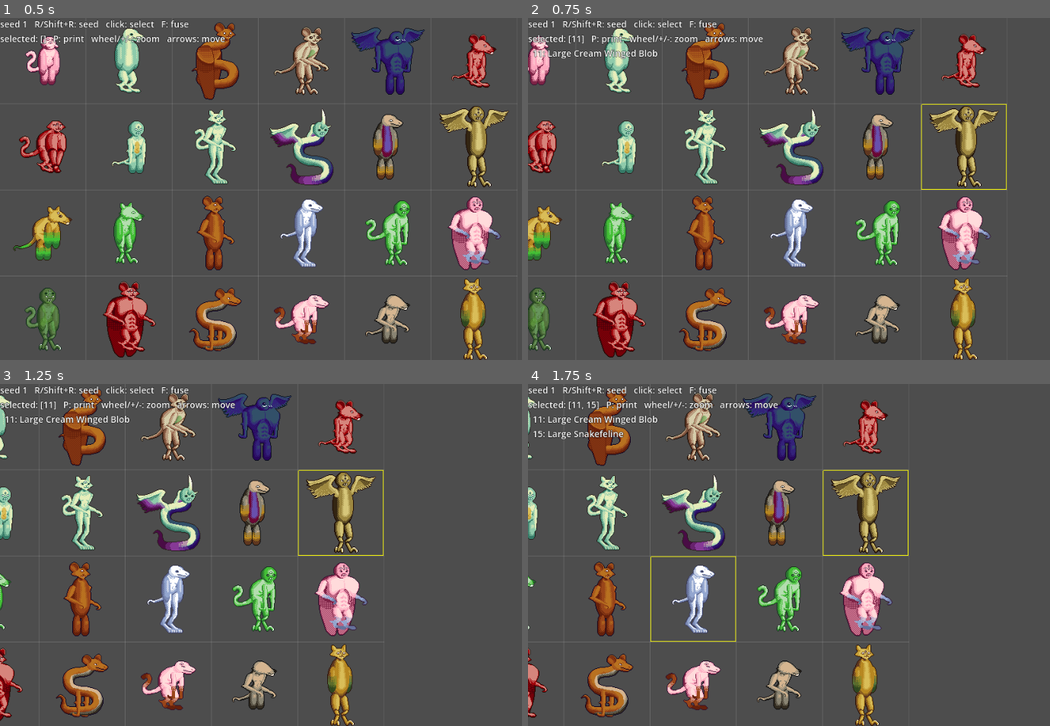
Above: before the commit, frames 1-4 (two rows, left to right).
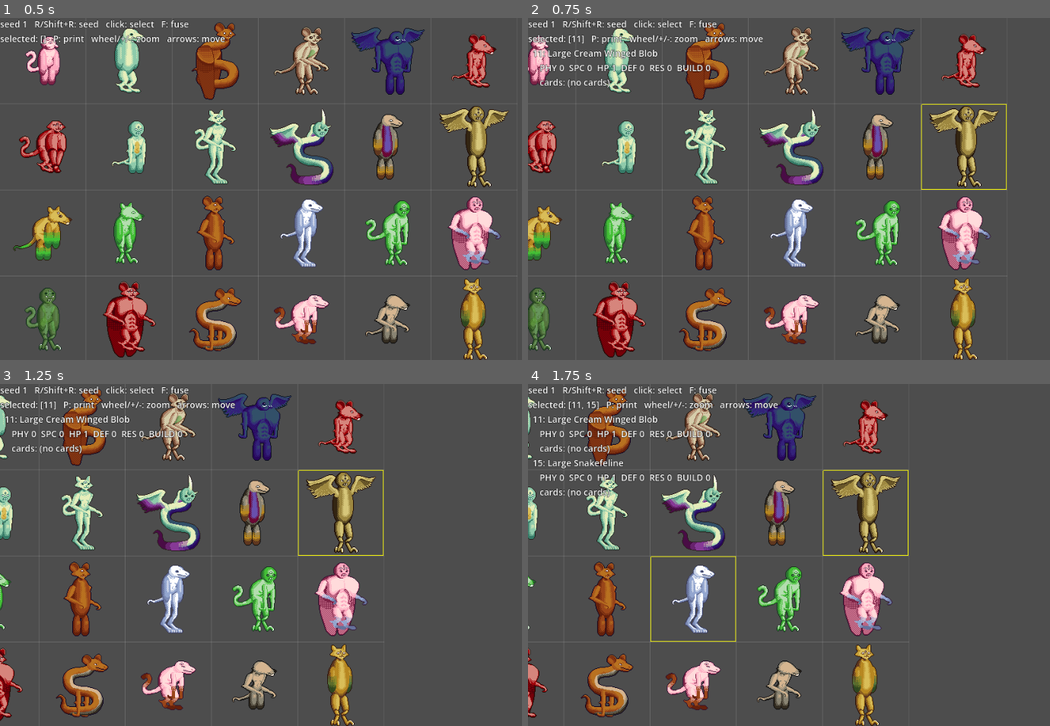
Above: after the commit, the same moments.

Repository: KT0mi/creature_feature_test
Game: Godot game, scene res://debug/creature_lab.tscn
The game is run twice, just before and just after one commit, with the same random seed, the same clock (stepped at 60 frames per second) and the same inputs.
Inputs (mouse positions are in pixels of both pictures, inside the frame that each line leads up to):
- Up to frame 1 (0.5 s): no input
- Up to frame 2 (0.75 s): tap Enter at 0.5 s; move the mouse to (966, 171) at 0.52 s; hold Right from 0.53 s (still down); tap P at 0.6 s; click (966, 171) at 0.67 s
- Up to frame 3 (1.25 s): keep holding Right
- Up to frame 4 (1.75 s): release Right at 1.25 s; drag from (710, 572) to (799, 623) at 1.27 s

Frame 1 is identical in both runs. In frame 2, 0.4% of the frame differs, in the area x 2-35%, y 13-21%; in frame 3, 0.5%; in frame 4, 1.2%, in the area x 1-35%, y 13-34%.

Commit message:
Battle phase 1: data structures for cards, effects and combat profiles
- BattleCard: exported id, name, description, kind (move/attack),
  cooldown, pattern (offsets authored facing right) and effects.
  Overridable targets(), play(), is_reaction(), reacts_to(), react(),
  so script cards (e.g. reactions) can extend it.
- CardEffect + DamageEffect (physical/special), PushEffect, MoveSelfEffect,
  HealEffect for data-only cards.
- BattleContext: the API cards act through (bodies come in phase 2).
- BattleUnit, BattleEvent: battle-time data.
- Grid: 5x5 helpers, 4-way Facing, 90-degree pattern rotation.
- CombatProfile.from_genome() is now static: torso base + part modifiers,
  pairs count twice for stats/build and once for cards; option to merge
  duplicate cards from different parts; HP at least 1.
- Registry: card library (res://creatures/cards/), duplicate ids, warns
  about cards embedded in parts or missing from the library.
- Creature lab: selected creatures show stats, build and cards.

Co-Authored-By: Claude Opus 5.5 <noreply@anthropic.com>
Claude-Session: https://claude.ai/code/session_01Gne6yNEmbKKtwxsYHene36

Diff:
--- a/core/battle/battle_card.gd
+++ b/core/battle/battle_card.gd
@@ -1,23 +1,96 @@
 @tool
-##Generic class of cards
-##Parent class of all cards
+## A battle action. Parts add cards to a creature's deck (PartDef.added_cards).
+##
+## Every card is a .tres in the card library (res://creatures/cards/). Its
+## behavior comes from one of two places:
+##
+##   DATA-ONLY CARD   this class as is. `pattern` says which cells it can
+##                    target, `effects` say what happens there. Made in the
+##                    inspector; covers most cards.
+##
+##   SCRIPT CARD      a script that `extends BattleCard` and overrides
+##                    targets() / play() and, for reactions, is_reaction() /
+##                    reacts_to() / react(). The card's .tres uses that
+##                    script. Use this for anything unusual (reactions...).
+##
+## Cards only act on the battle through BattleContext, never directly.
+##
+## Reactions: playing one ARMS it on the unit. Every BattleEvent is then
+## offered to reacts_to(); when it returns true, react() runs and the card
+## is disarmed. (Lifetime and cooldown details: phase 2.)
 class_name BattleCard
 extends Resource
 
+## Movement cards and attack cards. Per turn a unit plays at most 2 cards,
+## never 2 attacks.
+enum Kind { MOVE, ATTACK }
+
+## Stable unique id (stored nowhere else but used for cooldowns, dedupe
+## and lookups). Never reuse an id for a different card.
 @export var id: StringName
+## Name shown to the player.
 @export var name: String
+@export_multiline var description: String
+@export var kind: Kind = Kind.ATTACK
 
-#Number of turns this card is inactive for, after use
-@export var cooldown: int
+## Number of the owner's turns this card is inactive for after use.
+## 0 = usable every turn.
+@export var cooldown: int = 0
 
-func targets() -> PackedVector2Array:
-	return []
+## Cells this card can target, as offsets from the user, authored as if the
+## user faced RIGHT. They're rotated to the user's facing (see Grid).
+## e.g. a 2-cell line in front: (1, 0), (2, 0).
+@export var pattern: Array[Vector2i] = []
 
-func play() -> void:
-	return
+## What happens on the target cell, in order (data-only cards).
+@export var effects: Array[CardEffect] = []
 
-func reacts_to() -> Callable:
-	return func(): return false
 
-func react() -> void:
-	return
+## Cells this card can target right now.
+## Default: `pattern` rotated to the user's facing, kept on the board.
+## Movement cards also need the cell to be free.
+func targets(ctx: BattleContext, user: BattleUnit) -> Array[Vector2i]:
+	var out: Array[Vector2i] = []
+	for offset in pattern:
+		var cell := user.position + Grid.rotate(offset, user.facing)
+		if not Grid.in_bounds(cell):
+			continue
+		if kind == Kind.MOVE and not ctx.is_free(cell):
+			continue
+		out.append(cell)
+	return out
+
+
+## What happens when `user` plays this card on `target`.
+## Default: runs `effects` in order.
+func play(ctx: BattleContext, user: BattleUnit, target: Vector2i) -> void:
+	for effect in effects:
+		if effect != null:
+			effect.apply(ctx, user, target)
+
+
+## True for reaction cards. Default: false.
+func is_reaction() -> bool:
+	return false
+
+
+## Reactions: does this armed card fire for `event`? `owner` is the unit
+## it's armed on. Default: never.
+func reacts_to(_ctx: BattleContext, _owner: BattleUnit, _event: BattleEvent) -> bool:
+	return false
+
+
+## Reactions: what happens when it fires.
+func react(_ctx: BattleContext, _owner: BattleUnit, _event: BattleEvent) -> void:
+	pass
+
+
+## Text for tooltips: the description if written, else built from effects.
+func summary() -> String:
+	if description != "":
+		return description
+	var parts := PackedStringArray()
+	for effect in effects:
+		if effect != null and effect.describe() != "":
+			parts.append(effect.describe())
+	return ", ".join(parts)
--- /dev/null
+++ b/core/battle/battle_context.gd
@@ -0,0 +1,65 @@
+@tool
+## The ONLY way cards and effects act on a battle.
+##
+## Cards never touch BattleState directly: they call these functions, and
+## every function records BattleEvents, so animations, the log and reactions
+## all see everything that happens.
+##
+## PHASE 1: this file only defines the API, so cards and effects can be
+## written against it now. The rules engine (phase 2) fills in the bodies.
+## Until then, the functions that change the battle report an error.
+class_name BattleContext
+extends RefCounted
+
+
+# ------------------------------------------------------------------ queries
+
+## The living unit on `cell`, or null.
+func unit_at(_cell: Vector2i) -> BattleUnit:
+	return _todo("unit_at")
+
+
+## True if a and b are on different teams.
+func is_enemy(a: BattleUnit, b: BattleUnit) -> bool:
+	return a != null and b != null and a.team != b.team
+
+
+## True if `cell` is on the board and nobody stands on it.
+func is_free(cell: Vector2i) -> bool:
+	return Grid.in_bounds(cell) and unit_at(cell) == null
+
+
+# ------------------------------------------------------------------ actions
+# Each records the matching BattleEvent(s) and lets reactions respond.
+
+## Moves `unit` to `cell` by its own movement. Returns false (and does
+## nothing) if the cell is off the board or taken.
+func move(_unit: BattleUnit, _cell: Vector2i) -> bool:
+	return _todo("move")
+
+
+## Turns `unit` to `facing`.
+func turn(_unit: BattleUnit, _facing: Grid.Facing) -> void:
+	_todo("turn")
+
+
+## Pushes `unit` up to `distance` cells along `direction` (a unit step).
+## Stops at the board edge or another unit (a collision).
+func push(_source: BattleUnit, _unit: BattleUnit, _direction: Vector2i, _distance: int) -> void:
+	_todo("push")
+
+
+## `source` deals `power` damage of `type` to `target`; the rules apply the
+## stats (phys_dmg vs def, spc_dmg vs res).
+func damage(_source: BattleUnit, _target: BattleUnit, _power: int, _type: DamageEffect.Type) -> void:
+	_todo("damage")
+
+
+## Heals `target` by `amount`, up to its max HP.
+func heal(_target: BattleUnit, _amount: int) -> void:
+	_todo("heal")
+
+
+func _todo(what: String) -> Variant:
+	push_error("BattleContext.%s() is implemented by the rules engine (phase 2)." % what)
+	return null
--- /dev/null
+++ b/core/battle/battle_event.gd
@@ -0,0 +1,51 @@
+@tool
+## Something that happened in a battle: a unit moved, got pushed, took
+## damage... The rules engine (phase 2) produces these in order; the battle
+## view animates them, the log records them, and armed reactions react to
+## them (see BattleCard.reacts_to).
+##
+## Plain data. Fields that don't apply to a type are left at their defaults.
+class_name BattleEvent
+extends RefCounted
+
+enum Type {
+	MOVED,     ## unit went from `from` to `to` by its own move
+	TURNED,    ## unit's facing changed to `amount` (a Grid.Facing)
+	PUSHED,    ## unit was pushed from `from` to `to` by `source`
+	COLLIDED,  ## unit was pushed into something at `to` (and stopped)
+	DAMAGED,   ## unit lost `amount` HP, dealt by `source`
+	HEALED,    ## unit gained `amount` HP
+	CARD_PLAYED, ## `source` played `card` on cell `to`
+	REACTED,   ## `card` (a reaction armed on `unit`) fired
+	DIED,      ## unit reached 0 HP
+}
+
+var type: Type
+## The unit the event is about.
+var unit: BattleUnit
+## Who caused it (attacker, pusher, card user), if anyone.
+var source: BattleUnit
+var from: Vector2i
+var to: Vector2i
+## Damage, healing, or a Grid.Facing for TURNED.
+var amount: int = 0
+## The card involved (CARD_PLAYED, REACTED), if any.
+var card: BattleCard
+
+
+func _init(p_type: Type = Type.MOVED, p_unit: BattleUnit = null) -> void:
+	type = p_type
+	unit = p_unit
+
+
+## Short readable form for logs, e.g. "DAMAGED Catwurm 3".
+func describe() -> String:
+	var who := unit.label() if unit else "?"
+	match type:
+		Type.MOVED, Type.PUSHED:
+			return "%s %s %s -> %s" % [Type.keys()[type], who, from, to]
+		Type.DAMAGED, Type.HEALED:
+			return "%s %s %d" % [Type.keys()[type], who, amount]
+		Type.CARD_PLAYED, Type.REACTED:
+			return "%s %s %s" % [Type.keys()[type], who, card.id if card else &"?"]
+	return "%s %s" % [Type.keys()[type], who]
--- /dev/null
+++ b/core/battle/battle_unit.gd
@@ -0,0 +1,42 @@
+@tool
+## One creature on the battle board: its CombatProfile plus everything that
+## changes during a battle (position, HP, facing, cooldowns, armed
+## reactions). Plain data; the rules engine (phase 2) changes it.
+class_name BattleUnit
+extends RefCounted
+
+var profile: CombatProfile
+## Display name (from CreatureNamer), for logs and the HUD.
+var display_name: String = ""
+## 0 = player side, 1 = enemy side.
+var team: int = 0
+var position: Vector2i
+var facing: Grid.Facing = Grid.Facing.RIGHT
+var hp: int = 0
+## card id (StringName) -> turns left before it can be played again.
+## Missing or 0 = ready.
+var cooldowns: Dictionary = {}
+## Reaction cards played and not yet fired or expired.
+var armed: Array[BattleCard] = []
+## Cards played this turn, to enforce the 2-card budget (max 1 attack).
+var played_this_turn: Array[BattleCard] = []
+
+
+func _init(p_profile: CombatProfile = null, p_team: int = 0) -> void:
+	profile = p_profile
+	team = p_team
+	if profile:
+		hp = profile.hp  # every battle starts at full HP
+
+
+func is_alive() -> bool:
+	return hp > 0
+
+
+## True if `card` is off cooldown.
+func is_ready(card: BattleCard) -> bool:
+	return cooldowns.get(card.id, 0) <= 0
+
+
+func label() -> String:
+	return display_name if display_name != "" else "unit(team %d)" % team
--- a/core/battle/combat_profile.gd
+++ b/core/battle/combat_profile.gd
@@ -1,57 +1,87 @@
 @tool
+## A creature's battle numbers, derived from its genome (like its image and
+## name): never saved, always rebuilt, so rebalancing a part updates every
+## creature.
+##
+##   stats  torso's PartStats = base; every other part's PartStats are added
+##          on top. Paired parts (copy sockets) count TWICE: two arms, two
+##          arm modifiers.
+##   build  sum of every part's build_weight (torso included, pairs twice).
+##          Higher = worse (loses first-turn advantage).
+##   deck   cards added by the parts. Paired parts add their cards ONCE.
+##
+## Usage: var profile := CombatProfile.from_genome(genome, PartRegistry)
 class_name CombatProfile
 extends RefCounted
+
+## Open design question: if two DIFFERENT parts add the same card, keep
+## both copies (false) or only one (true)? Flip this to test both.
+## (Copies from paired parts are always merged, whatever this says.)
+static var merge_duplicate_cards := false
 
 ##Stats
 var phys_dmg: int
 var spc_dmg: int
+## Max HP. Every battle starts at full HP.
 var hp: int
 var def: int
 var res: int
 var build: int
-var battle_cards : Array[BattleCard]
+var battle_cards: Array[BattleCard] = []
 
-func from_genome(genome: Genome, registry: PartRegistry) -> CombatProfile:
+
+## Builds the profile of `genome`. `registry` is the PartRegistry (kept for
+## future lookups, e.g. card ids). Returns null for an invalid genome.
+static func from_genome(genome: Genome, _registry: Node = null) -> CombatProfile:
 	if genome == null or genome.root == null:
 		push_warning("CombatProfile: attempted to get combat profile from invalid genome!")
 		return null
+	var profile := CombatProfile.new()
+	profile._add_node(genome.root, false)
+	# A creature can't fight with 0 HP, whatever its parts subtract.
+	profile.hp = maxi(profile.hp, 1)
+	return profile
 
-	#Get base stats
-	var torso : PartDef = genome.root.part
-	phys_dmg = torso.stats.phys_dmg
-	spc_dmg = torso.stats.spc_dmg
-	hp = torso.stats.hp
-	def = torso.stats.def
-	res = torso.stats.res
-	build = torso.stats.build_weight
-	battle_cards.append_array(torso.added_cards)
 
-	#Walking through the part tree to modify stats
-	var stack: Array[PartNode] = []
-	var root_node := genome.root
-	var root_part := root_node.part
-	for i in range(root_part.sockets.size() - 1, -1, -1):
-		var child: PartNode = root_node.children.get(root_part.sockets[i].name)
+## Adds `node`'s part and then its children, in socket order.
+## `in_copy`: this node sits in a copy socket (or below one), i.e. it's the
+## second half of a pair: its stats count, its cards don't.
+func _add_node(node: PartNode, in_copy: bool) -> void:
+	var part := node.part
+	if part.stats != null:
+		phys_dmg += part.stats.phys_dmg
+		spc_dmg += part.stats.spc_dmg
+		hp += part.stats.hp
+		def += part.stats.def
+		res += part.stats.res
+		build += part.stats.build_weight
+	if not in_copy:
+		for card in part.added_cards:
+			_add_card(card)
+	for socket in part.sockets:
+		var child: PartNode = node.children.get(socket.name)
 		if child != null:
-			stack.append(child)
-	#Start iterating through child parts of the torso
-	while not stack.is_empty():
-		var node: PartNode = stack.pop_back()
-		var part := node.part
+			_add_node(child, in_copy or socket.copy_from != &"")
 
-		#Gather stats and modify
-		var stats : PartStats = part.stats
-		phys_dmg += stats.phys_dmg
-		spc_dmg += stats.spc_dmg
-		hp += stats.hp
-		def += stats.def
-		res += stats.res
-		build += stats.build_weight
-		battle_cards.append_array(part.added_cards)
 
-		for i in range(part.sockets.size() - 1, -1, -1):
-			var child: PartNode = node.children.get(part.sockets[i].name)
-			if child != null:
-				stack.append(child)
+func _add_card(card: BattleCard) -> void:
+	if card == null:
+		return
+	if merge_duplicate_cards:
+		for existing in battle_cards:
+			if existing.id == card.id:
+				return
+	battle_cards.append(card)
 
-	return self
+
+## One-line summary, e.g. "PHY 3  SPC 1  HP 12  DEF 2  RES 1  BUILD 7".
+func describe_stats() -> String:
+	return "PHY %d  SPC %d  HP %d  DEF %d  RES %d  BUILD %d" % [phys_dmg, spc_dmg, hp, def, res, build]
+
+
+## Card names, e.g. "Bite, Step, Step".
+func describe_cards() -> String:
+	var names := PackedStringArray()
+	for card in battle_cards:
+		names.append(card.name if card.name != "" else String(card.id))
+	return ", ".join(names) if not names.is_empty() else "(no cards)"
--- /dev/null
+++ b/core/battle/effects/card_effect.gd
@@ -0,0 +1,16 @@
+@tool
+## One step of what a data-only card does when played (deal damage, push,
+## move...). A card's `effects` run in order. For anything these can't
+## express, write a script card instead (see BattleCard).
+class_name CardEffect
+extends Resource
+
+
+## Does the effect. `user` played the card on cell `target`.
+func apply(_ctx: BattleContext, _user: BattleUnit, _target: Vector2i) -> void:
+	pass
+
+
+## Short text for card descriptions and tooltips, e.g. "Deal 3 physical".
+func describe() -> String:
+	return ""
--- /dev/null
+++ b/core/battle/effects/damage_effect.gd
@@ -0,0 +1,21 @@
+@tool
+## Damages the unit on the target cell (nothing happens on an empty cell).
+class_name DamageEffect
+extends CardEffect
+
+## Physical uses the user's phys_dmg against the target's def;
+## special uses spc_dmg against res.
+enum Type { PHYSICAL, SPECIAL }
+
+@export var power: int = 1
+@export var type: Type = Type.PHYSICAL
+
+
+func apply(ctx: BattleContext, user: BattleUnit, target: Vector2i) -> void:
+	var victim := ctx.unit_at(target)
+	if victim != null:
+		ctx.damage(user, victim, power, type)
+
+
+func describe() -> String:
+	return "Deal %d %s" % [power, "physical" if type == Type.PHYSICAL else "special"]
--- /dev/null
+++ b/core/battle/effects/heal_effect.gd
@@ -0,0 +1,18 @@
+@tool
+## Heals the user, or the unit on the target cell.
+class_name HealEffect
+extends CardEffect
+
+@export var amount: int = 1
+## True: heal the card's user. False: heal the unit on the target cell.
+@export var heal_self: bool = true
+
+
+func apply(ctx: BattleContext, user: BattleUnit, target: Vector2i) -> void:
+	var who := user if heal_self else ctx.unit_at(target)
+	if who != null:
+		ctx.heal(who, amount)
+
+
+func describe() -> String:
+	return "Heal %d" % amount
--- /dev/null
+++ b/core/battle/effects/move_self_effect.gd
@@ -0,0 +1,19 @@
+@tool
+## Moves the card's user onto the target cell (used by movement cards).
+class_name MoveSelfEffect
+extends CardEffect
+
+## Also turn the user to face the direction it moved (if it's straight).
+@export var face_movement: bool = true
+
+
+func apply(ctx: BattleContext, user: BattleUnit, target: Vector2i) -> void:
+	var start := user.position
+	if ctx.move(user, target) and face_movement:
+		var facing := Grid.facing_of(target - start)
+		if facing != -1:
+			ctx.turn(user, facing)
+
+
+func describe() -> String:
+	return "Move"
--- /dev/null
+++ b/core/battle/effects/push_effect.gd
@@ -0,0 +1,29 @@
+@tool
+## Pushes the unit on the target cell.
+class_name PushEffect
+extends CardEffect
+
+enum Direction {
+	AWAY_FROM_USER,  ## straight away from the user (only if in a straight line)
+	USER_FACING,     ## the way the user is facing
+}
+
+@export var distance: int = 1
+@export var direction: Direction = Direction.AWAY_FROM_USER
+
+
+func apply(ctx: BattleContext, user: BattleUnit, target: Vector2i) -> void:
+	var victim := ctx.unit_at(target)
+	if victim == null:
+		return
+	var dir := Grid.step(user.facing)
+	if direction == Direction.AWAY_FROM_USER:
+		var facing := Grid.facing_of(target - user.position)
+		if facing == -1:
+			return  # diagonal target: no straight "away"
+		dir = Grid.step(facing)
+	ctx.push(user, victim, dir, distance)
+
+
+func describe() -> String:
+	return "Push %d" % distance
--- /dev/null
+++ b/core/battle/grid.gd
@@ -0,0 +1,65 @@
+@tool
+## Grid and facing helpers for battles (pure functions, no state).
+##
+## Coordinates are Vector2i(x, y) with (0, 0) at the top-left and y growing
+## DOWNWARDS (Godot's convention). The board is SIZE x SIZE cells.
+##
+## Card patterns are authored as if the unit faced RIGHT, then rotated in
+## 90-degree steps to the unit's facing with rotate():
+##   right ( x,  y)   down (-y,  x)   left (-x, -y)   up ( y, -x)
+## Straight lines stay straight lines, diagonals stay diagonal.
+class_name Grid
+extends RefCounted
+
+## Board size in cells (5x5 for now).
+const SIZE := 5
+
+## The 4 directions a unit can face, in clockwise order (so +1 = turn right).
+enum Facing { RIGHT, DOWN, LEFT, UP }
+
+## One-cell step for each Facing.
+const STEPS: Array[Vector2i] = [Vector2i(1, 0), Vector2i(0, 1), Vector2i(-1, 0), Vector2i(0, -1)]
+
+
+## `offset` (authored facing right) rotated to `facing`.
+static func rotate(offset: Vector2i, facing: Facing) -> Vector2i:
+	match facing:
+		Facing.DOWN:
+			return Vector2i(-offset.y, offset.x)
+		Facing.LEFT:
+			return Vector2i(-offset.x, -offset.y)
+		Facing.UP:
+			return Vector2i(offset.y, -offset.x)
+	return offset
+
+
+## One-cell step in the direction of `facing`.
+static func step(facing: Facing) -> Vector2i:
+	return STEPS[facing]
+
+
+## The Facing that points along `direction`, or -1 if it isn't a straight
+## orthogonal direction (diagonal or zero). Only the sign matters, so
+## (3, 0) is RIGHT.
+static func facing_of(direction: Vector2i) -> int:
+	var d := direction.sign()
+	if d.x != 0 and d.y != 0:
+		return -1
+	return STEPS.find(d)
+
+
+## True if `cell` is on the board.
+static func in_bounds(cell: Vector2i) -> bool:
+	return cell.x >= 0 and cell.y >= 0 and cell.x < SIZE and cell.y < SIZE
+
+
+## True if a and b share a side (4-neighbourhood).
+static func is_orthogonally_adjacent(a: Vector2i, b: Vector2i) -> bool:
+	var d := (a - b).abs()
+	return d.x + d.y == 1
+
+
+## True if a and b touch, diagonals included (8-neighbourhood).
+static func is_adjacent(a: Vector2i, b: Vector2i) -> bool:
+	var d := (a - b).abs()
+	return a != b and d.x <= 1 and d.y <= 1
--- a/core/part_registry.gd
+++ b/core/part_registry.gd
@@ -12,6 +12,9 @@
 const PARTS_DIR := "res://creatures/parts/"
 const PALETTES_DIR := "res://creatures/palettes/"
 const RECIPES_DIR := "res://creatures/recipes"
+## Card library: one BattleCard .tres per card (any sub-folders). Script
+## cards keep their .gd next to their .tres.
+const CARDS_DIR := "res://creatures/cards/"
 ## Name of the sub-folder (next to a part's .tres) that holds its patterns.
 const PATTERNS_SUBDIR := "patterns"
 ## The palette whose colors parts are DRAWN with (see CreaturePalette).
@@ -38,6 +41,8 @@
 var key: CreaturePalette
 ## Naming settings (see CreatureNaming). Defaults if the file is missing.
 var naming: CreatureNaming
+## id (StringName) -> BattleCard, from the card library.
+var cards: Dictionary = {}
 
 
 func _ready() -> void:
@@ -51,6 +56,7 @@
 	palette_ids.clear()
 	pattern_names.clear()
 	recipes.clear()
+	cards.clear()
 
 	for path in _find_tres(PARTS_DIR):
 		var res := load(path)
@@ -89,9 +95,18 @@
 	if naming == null: naming = CreatureNaming.new()
 
 
-	# Counterparts can only be checked once every part is loaded.
+	# Cards before the counterpart/card checks below, which use them.
+	var card_paths := _find_tres(CARDS_DIR)
+	card_paths.sort()
+	for path in card_paths:
+		var res := load(path)
+		if res is BattleCard:
+			_add_card(res, path)
+
+	# Counterparts and cards can only be checked once every part is loaded.
 	for def in parts.values():
 		_validate_counterpart(def)
+		_validate_part_cards(def)
 
 	var recipe_paths := _find_tres(RECIPES_DIR)
 	recipe_paths.sort()
@@ -103,8 +118,13 @@
 				recipes[k] = []
 			recipes[k].append(res)
 
-	print("PartRegistry: %d parts, %d palettes, %d recipe pairs, patterns: %s."
-		% [parts.size(), palettes.size(), recipes.size(), pattern_names])
+	print("PartRegistry: %d parts, %d palettes, %d cards, %d recipe pairs, patterns: %s."
+		% [parts.size(), palettes.size(), cards.size(), recipes.size(), pattern_names])
+
+## BattleCard by id, or null.
+func get_card(id: StringName) -> BattleCard:
+	return cards.get(id)
+
 
 ## PartDef by id, or null.
 func get_part(id: StringName) -> PartDef:
@@ -203,6 +223,32 @@
 				push_error("%s: socket '%s' both requires and excludes '%s', it can never be filled."
 					% [where, socket_name, other])
 		earlier.append(socket_name)
+
+func _add_card(card: BattleCard, path: String) -> void:
+	if card.id == &"":
+		push_error("Card without id: %s" % path)
+		return
+	if cards.has(card.id):
+		push_error("Duplicate card id '%s' in %s and %s"
+			% [card.id, cards[card.id].resource_path, path])
+		return
+	cards[card.id] = card
+
+
+## Checks the cards a part adds. Cards should be their own .tres in the
+## card library: a card created INSIDE the part's .tres (embedded) is a
+## separate copy per part, can't be shared, and is easy to break.
+func _validate_part_cards(def: PartDef) -> void:
+	for card in def.added_cards:
+		if card == null:
+			push_warning("Part '%s': empty entry in added_cards." % def.id)
+		elif card.resource_path == "" or card.resource_path.contains("::"):
+			push_warning("Part '%s': card '%s' is embedded in the part; save it as its own .tres in %s."
+				% [def.id, card.id, CARDS_DIR])
+		elif cards.get(card.id) != card:
+			push_warning("Part '%s': card '%s' (%s) isn't in the card library %s."
+				% [def.id, card.id, card.resource_path, CARDS_DIR])
+
 
 ## Checks that `def.counterpart` names an existing part of the same type.
 ## (A typo would otherwise silently fall back to copying the same part.)
--- a/debug/creature_lab.gd
+++ b/debug/creature_lab.gd
@@ -8,7 +8,8 @@
 ##   F            fuse the 2 selected: cell 1 = parent A, cell 2 = parent B,
 ##                every other cell = a child with a different fusion seed
 ##   Esc          clear selection / back to the random grid
-##   P            print the selected genomes (IDs) to the Output panel
+##   P            print the selected creatures (name, stats, cards, genome IDs)
+##                to the Output panel
 ##   Arrows/WASD  move the camera       Mouse wheel / +/-  zoom
 extends Node2D
 
@@ -81,8 +82,10 @@
 				queue_redraw()
 			KEY_P:
 				for i in selected:
-					print("cell %d: %s\n  %s" % [i,
+					var profile := CombatProfile.from_genome(genomes[i], PartRegistry)
+					print("cell %d: %s\n  %s\n  cards: %s\n  %s" % [i,
 						CreatureNamer.name_of(genomes[i], PartRegistry),
+						profile.describe_stats(), profile.describe_cards(),
 						JSON.stringify(genomes[i].to_dict())])
 			KEY_EQUAL, KEY_KP_ADD:
 				_zoom(2.0)
@@ -205,6 +208,10 @@
 	# Names of the selected creatures.
 	for i in selected:
 		lines.append("  %d: %s" % [i, CreatureNamer.name_of(genomes[i], PartRegistry)])
+		# Battle numbers derived from the parts (see CombatProfile).
+		var profile := CombatProfile.from_genome(genomes[i], PartRegistry)
+		lines.append("     %s" % profile.describe_stats())
+		lines.append("     cards: %s" % profile.describe_cards())
 	if extra != "":
 		lines.append(extra)
 	hud.text = "\n".join(lines)
Not shown, added: core/battle/battle_context.gd.uid
Not shown, added: core/battle/battle_event.gd.uid
Not shown, added: core/battle/battle_unit.gd.uid
Not shown, added: core/battle/effects/card_effect.gd.uid
Not shown, added: core/battle/effects/damage_effect.gd.uid
Not shown, added: core/battle/effects/heal_effect.gd.uid
Not shown, added: core/battle/effects/move_self_effect.gd.uid
Not shown, added: core/battle/effects/push_effect.gd.uid
Not shown, added: core/battle/grid.gd.uid
